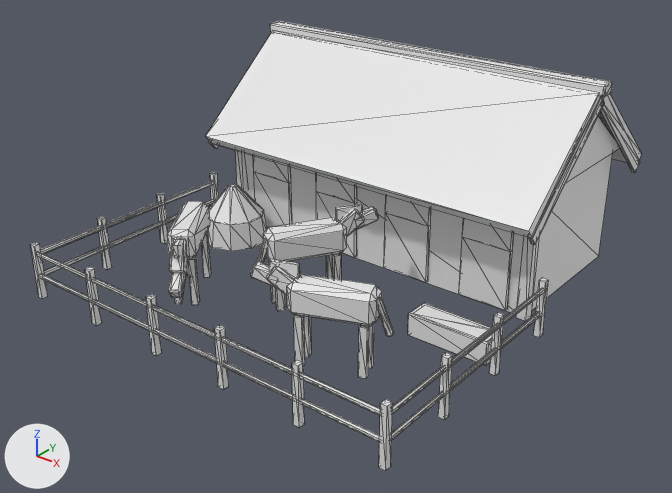
The glTF model public/buildings/stable_2.glb: old version first, new version second.
Before and after are seen from a 50 mm lens placed at (10.05, -12.66, 8.57), pointed at (0.09, -0.21, 0.86). Arrows for +X, +Y and +Z are at lower left; the lights stay in place. The first picture is the older version. Mesh edges are drawn as thin lines. Vertices at exactly the same position are counted once.

The scene before the commit, as lines of its bpy script (objects in view):
```python
me_stable_2 = bpy.data.meshes.new('stable_2')
me_stable_2.from_pydata(...)  # 928 vertices, 1636 faces; spans x -4.06..4.06, y -4.06..4.96, z 0.0..4.08
me_stable_2.materials.append(mat_boards_b8a898)  # white #e7e7e7
me_stable_2.materials.append(mat_boards)  # white #e7e7e7
me_stable_2.materials.append(mat_soot_262422)  # white #e7e7e7
me_stable_2.materials.append(mat_beam_d8cfc6)  # white #e7e7e7
me_stable_2.materials.append(mat_shingles)  # white #e7e7e7
me_stable_2.materials.append(mat_horse_5b3f2c)  # white #e7e7e7
me_stable_2.materials.append(mat_horse_2e2824)  # white #e7e7e7
me_stable_2.materials.append(mat_horse_8b8780)  # white #e7e7e7
me_stable_2.materials.append(mat_water_2a3a3a)  # white #e7e7e7
me_stable_2.materials.append(mat_straw_c9b678)  # white #e7e7e7
ob_stable_2 = bpy.data.objects.new('stable_2', me_stable_2)
ob_stable_2.location = (0.0, 0.0, 0.0)
```
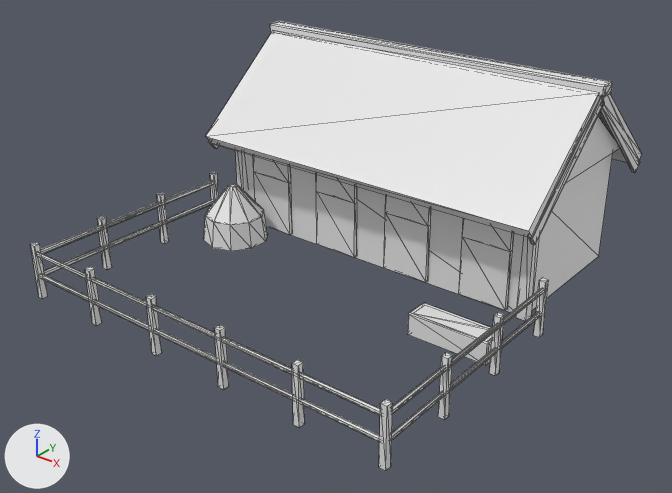
Location of each change, [x1, y1, x2, y2] in pixels of the pictures (672 x 493 px):
part 1 of me_stable_2, deleted: before [167, 201, 394, 378]

Diff of the bpy script that builds the scene:
```diff
--- a/public/buildings/stable_2.glb.py
+++ b/public/buildings/stable_2.glb.py
@@ me_stable_2 @@
 # used by ob_stable_2; location = (0.0, 0.0, 0.0)
-me_stable_2.from_pydata(...)  # 928 vertices, 1636 faces; spans x -4.06..4.06, y -4.06..4.96, z 0.0..4.08
+me_stable_2.from_pydata(...)  # 520 vertices, 928 faces; spans x -4.06..4.06, y -4.06..4.96, z 0.0..4.08
+# me_stable_2 part 1: 27 loose pieces with 408 vertices, spanning x -2.59..2.74, y -3.2..0.25, z 0.0..1.8, are deleted
 me_stable_2.materials.append(mat_boards_b8a898)
@@ me_stable_2 @@
 me_stable_2.materials.append(mat_shingles)
-me_stable_2.materials.append(mat_horse_5b3f2c)  # white #e7e7e7
-me_stable_2.materials.append(mat_horse_2e2824)  # white #e7e7e7
-me_stable_2.materials.append(mat_horse_8b8780)  # white #e7e7e7
 me_stable_2.materials.append(mat_water_2a3a3a)
```
